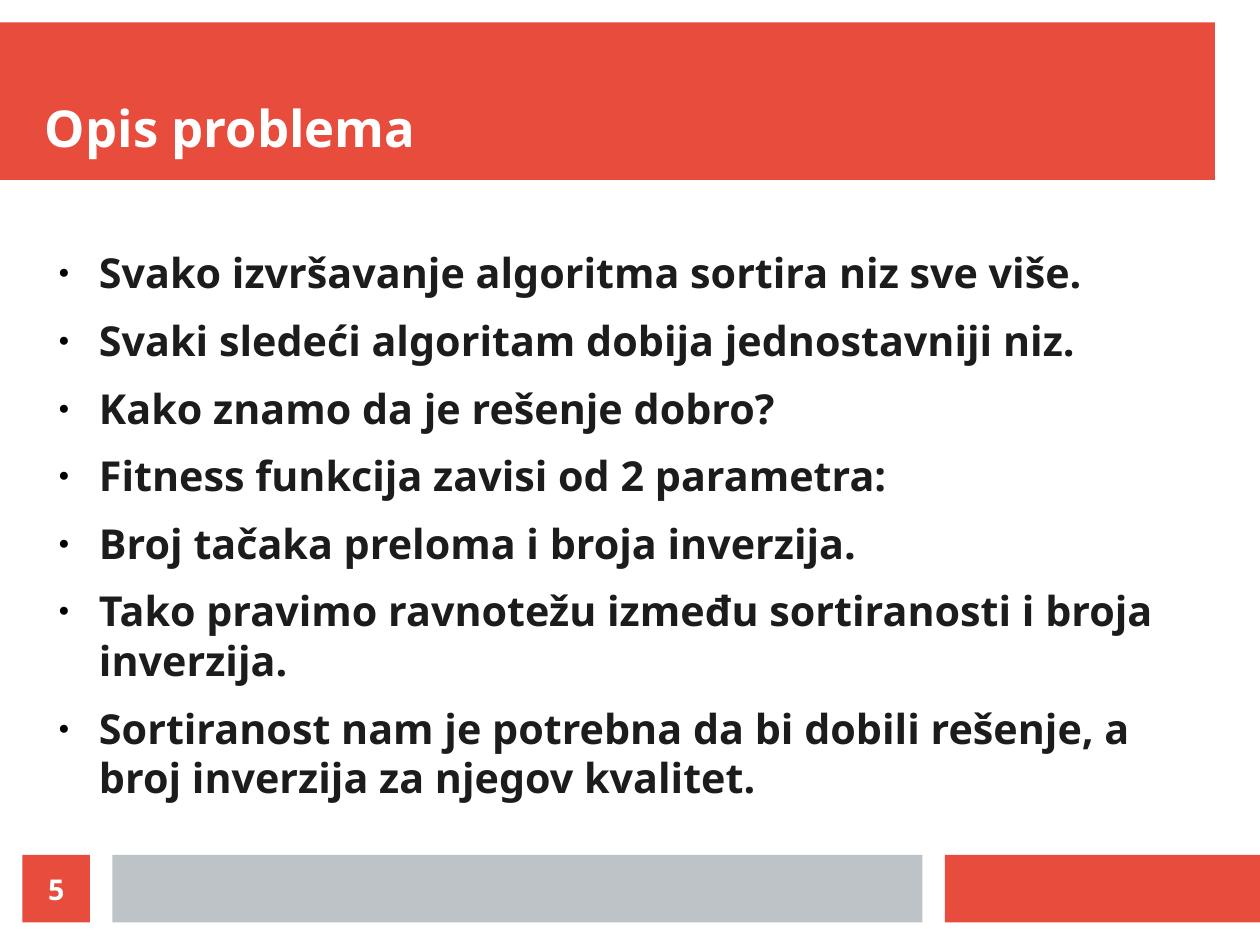
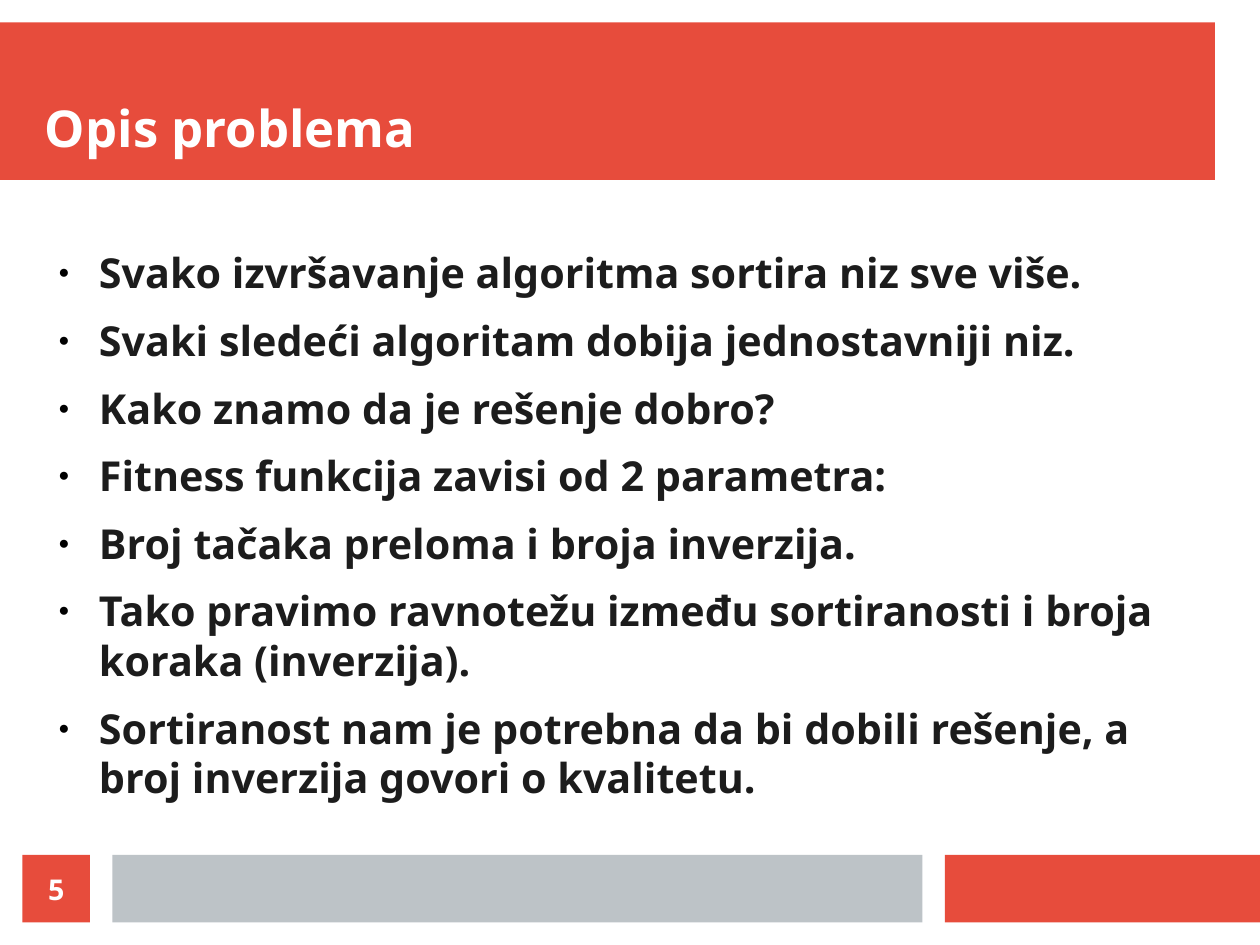
Before and after one commit to LukaVujcic/Minimum-Sorting-By-Reversals, a slide deck: slide 5 of prezentacija.odp. Drawn at 1260x945 pixels with LibreOffice and Linux fonts; fonts in the diff are those of the drawing. Boxes give left, top, right and bottom in pixels: in the first picture for what was removed or moved away, otherwise in the second. Text is boxed around its words. In the diff, an @@ line names an element or a change of style, - is before the commit and + after.

```diff
--- a/prezentacija.odp
+++ b/prezentacija.odp
@@ text at (99, 594, 1152, 803): text changed @@
-● Tako pravimo ravnotežu između sortiranosti i broja inverzija.
-● Sortiranost nam je potrebna da bi dobili rešenje, a broj inverzija za njegov kvalitet.
+● Tako pravimo ravnotežu između sortiranosti i broja koraka (inverzija).
+● Sortiranost nam je potrebna da bi dobili rešenje, a broj inverzija govori o kvalitetu.
```
Also in this commit, not shown: 7 other slides changed.
